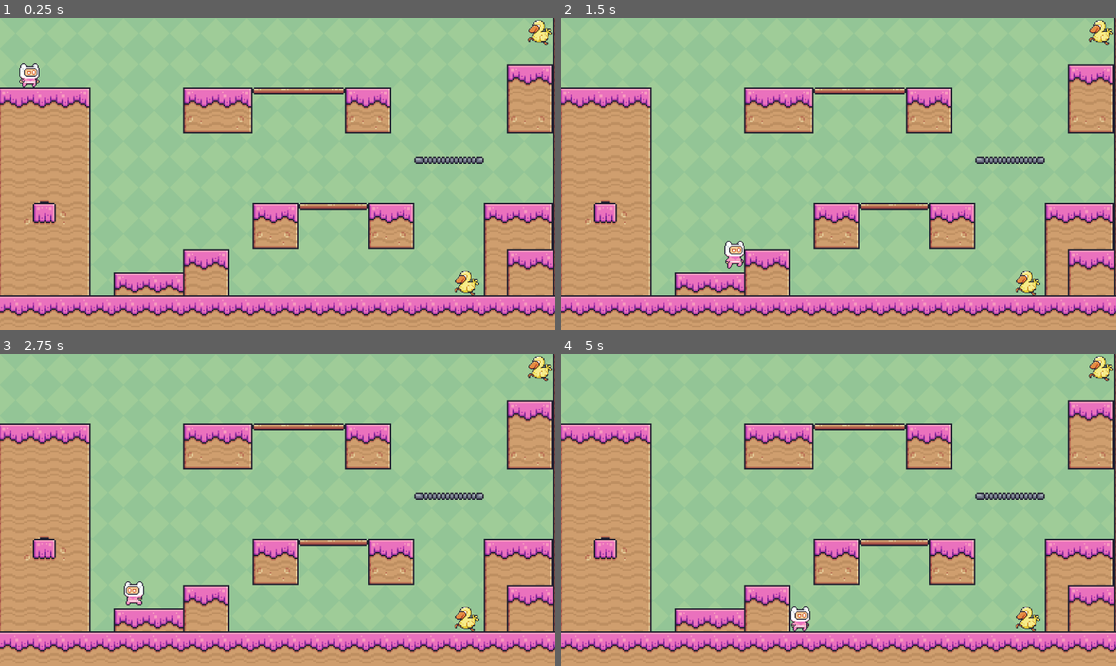
Above: before the commit, frames 1-4 (two rows, left to right).
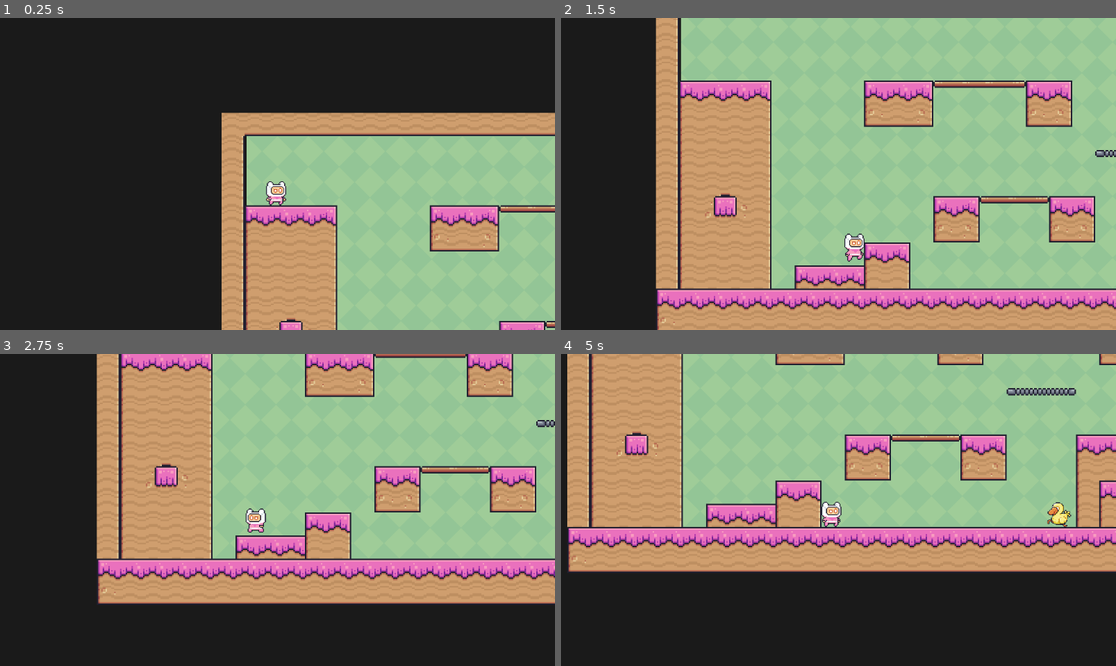
Above: after the commit, the same moments.

Repository: hanazzz/2d-platformer-game
Game: Godot game, scene res://main.tscn
The game is run twice, just before and just after one commit, with the same random seed, the same clock (stepped at 60 frames per second) and the same inputs.
Inputs:
- Up to frame 1 (0.25 s): no input
- Up to frame 2 (1.5 s): hold Right (right) from 0.53 s (still down); tap Space (jump) at 0.77 s
- Up to frame 3 (2.75 s): tap Space (jump) at 1.52 s; release Right (right) at 2.03 s; hold Left (left) from 2.03 s (still down)
- Up to frame 4 (5 s): release Left (left) at 2.78 s; hold Right (right) 2.78-4.28 s; tap Space (jump) at 3.02, 3.77, 4.52 s; hold Left (left) from 4.28 s (still down)

The runs differ from the first frame. In frame 1, 80% of the frame differs, in the area x 0-100%, y 0-100%; in frame 2, 54%; in frame 3, 72%; in frame 4, 63%.

Commit message:
Add dynamic camera that follows character

Diff:
--- a/main.tscn
+++ b/main.tscn
@@ -201,6 +201,11 @@
 [node name="CharacterBody2D" parent="." instance=ExtResource("3_1bvp3")]
 position = Vector2(44, 33)
 
+[node name="Camera2D" type="Camera2D" parent="CharacterBody2D"]
+position = Vector2(20, 15)
+position_smoothing_enabled = true
+position_smoothing_speed = 7.0
+
 [node name="CharacterBody2D2" parent="." instance=ExtResource("4_lquwl")]
 position = Vector2(952, -64)
 
--- a/project.godot
+++ b/project.godot
@@ -55,3 +55,4 @@
 [rendering]
 
 renderer/rendering_method="mobile"
+environment/defaults/default_clear_color=Color(0.10374347, 0.103743546, 0.103743516, 1)
